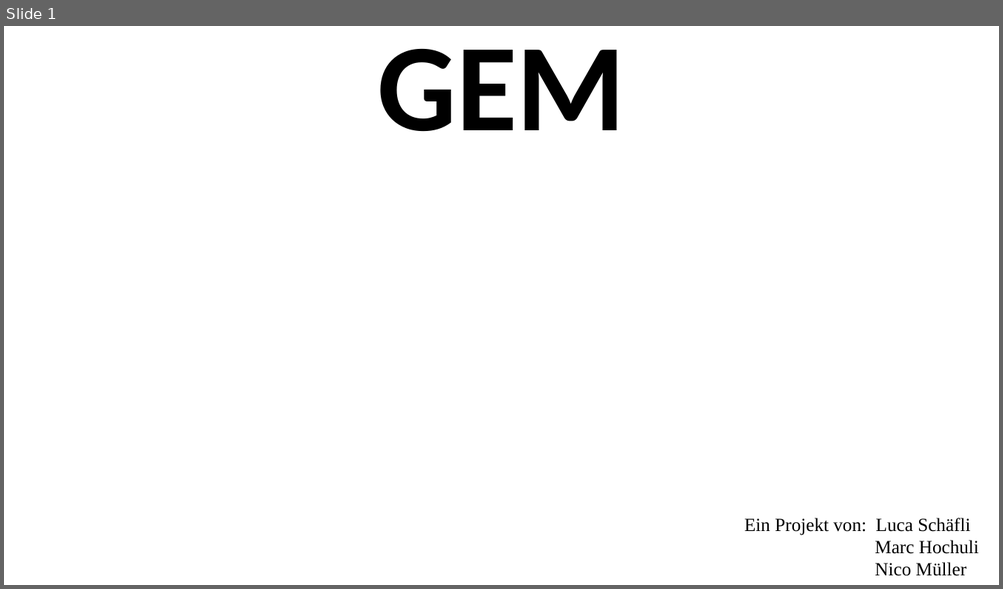
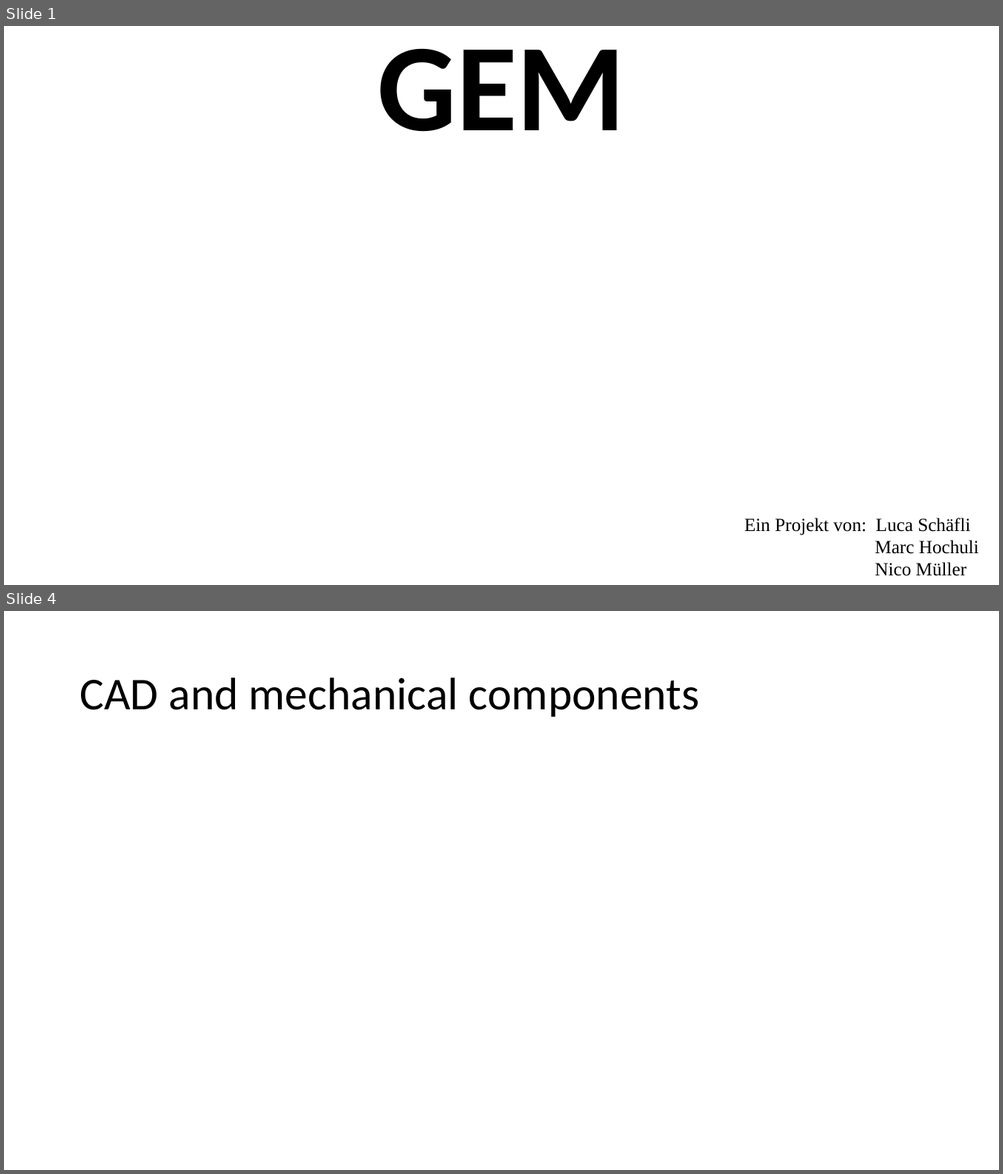
Before and after one commit to AkazeX/GEM, a slide deck: 999_Präsentation/PPP/GEM.pptx. Shown one above the other, each under a label of ours: slide 1 before the commit, slides 1 and 4 after it; the slides between them are not shown. The pictures are 1003x589 and 1003x1174 pixels, drawn with LibreOffice and Linux fonts; fonts in the diff are those of the drawing; background and template pictures are left out. Boxes give left, top, right and bottom in pixels: in the first picture for what was removed or moved away, otherwise in the second. Text is boxed around its words. In the diff, an @@ line names an element or a change of style, - is before the commit and + after.

```diff
--- a/999_Präsentation/PPP/GEM.pptx
+++ b/999_Präsentation/PPP/GEM.pptx
@@ slide 4 added at [4, 611, 999, 1170], background #FFFFFF @@
@@ title added at [79, 678, 699, 717], 44 pt, text #000000 @@
+CAD and mechanical components
```
Also in this commit, not shown: 13 other slides added, 21 other files.
